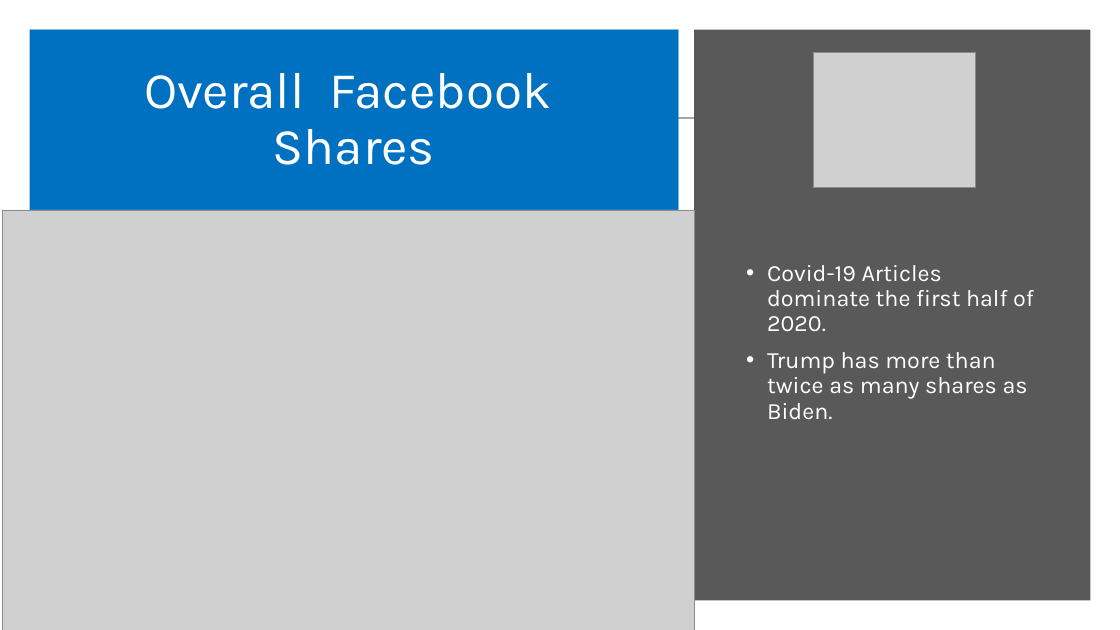
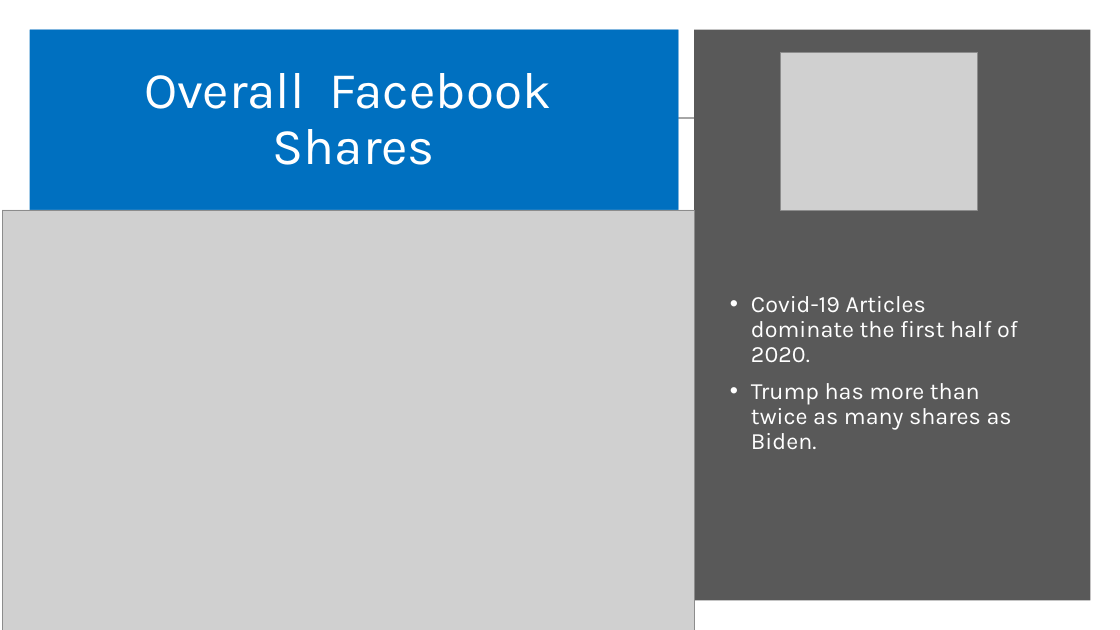
Before and after one commit to jakehtaylor/Classifying-Clickbait-Headlines, a slide deck: slide 6 of Group 9 - Facebook News Article Analysis.pptx. Drawn at 1120x630 pixels with LibreOffice and Linux fonts; fonts in the diff are those of the drawing; grey boxes stand for pictures. Boxes give left, top, right and bottom in pixels: in the first picture for what was removed or moved away, otherwise in the second. Text is boxed around its words. In the diff, an @@ line names an element or a change of style, - is before the commit and + after.

```diff
--- a/Group 9 - Facebook News Article Analysis.pptx
+++ b/Group 9 - Facebook News Article Analysis.pptx
@@ picture: place and size @@
-picture at (814, 52, 976, 187)
+picture at (781, 52, 977, 210)
@@ text "Covid-19 Articles dominate the first ...": place and size @@
-text "Covid-19 Articles dominate the first ..." at (767, 265, 1034, 419)
+text "Covid-19 Articles dominate the first ..." at (751, 296, 1018, 449)
```
Also in this commit, not shown: 3 other slides changed, 19 other files.
